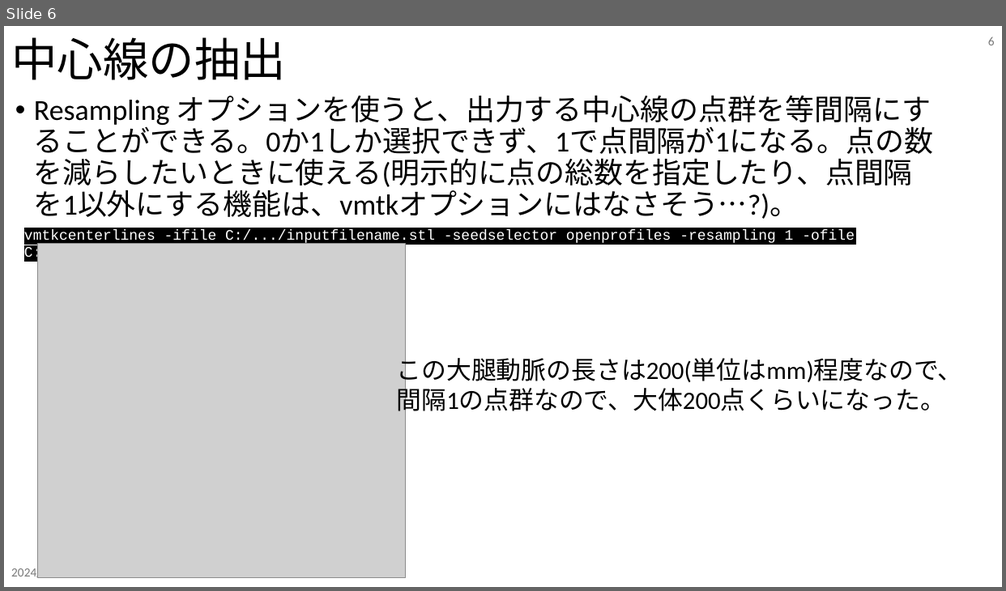
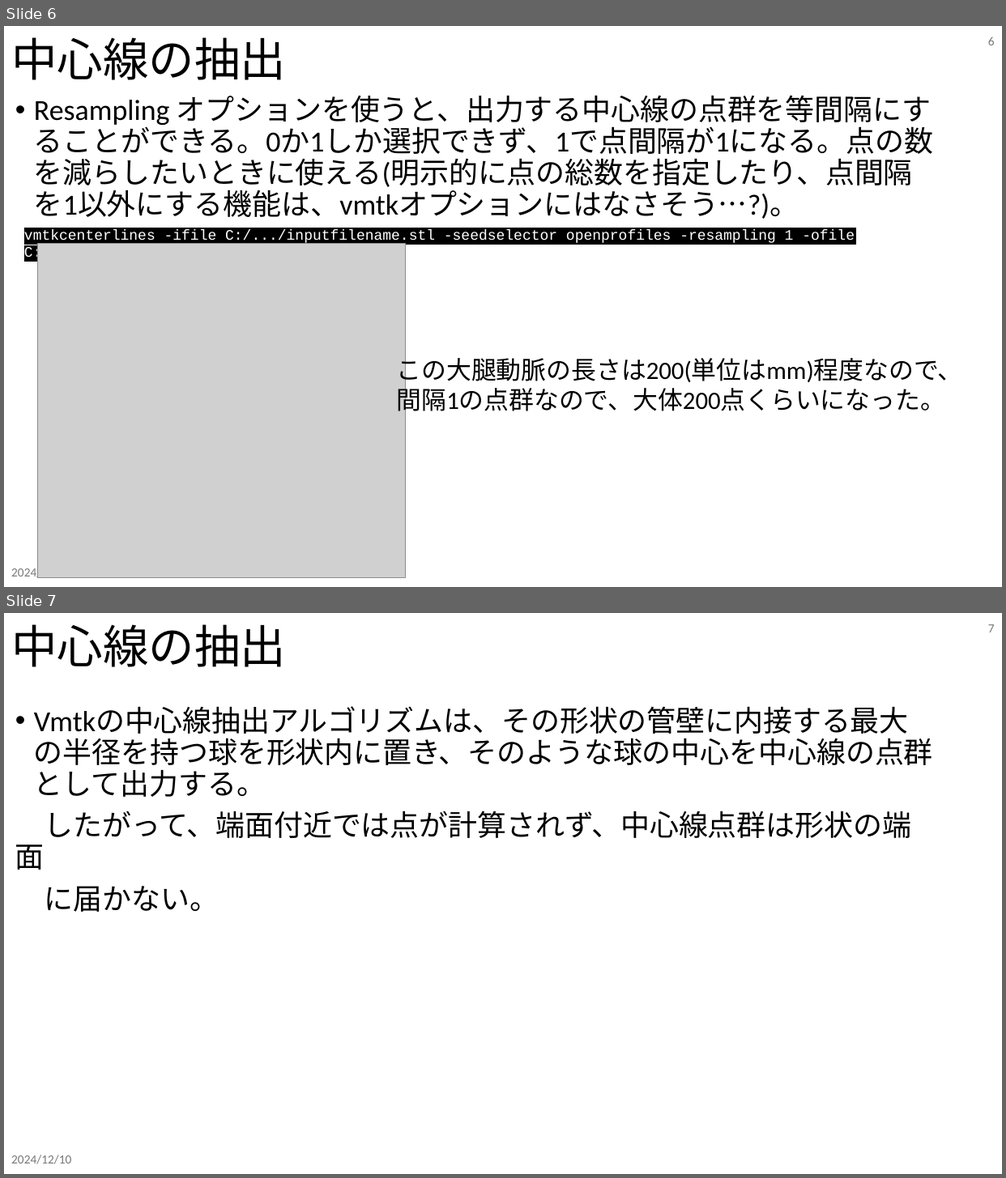
Before and after one commit to tailup7/howtoVM, a slide deck: extractCenterline/usage.pptx. Shown one above the other, each under a label of ours: slide 6 before the commit, slides 6 and 7 after it. The pictures are 1006x591 and 1006x1178 pixels, drawn with LibreOffice and Linux fonts; fonts in the diff are those of the drawing; grey boxes stand for pictures. Boxes give left, top, right and bottom in pixels: in the first picture for what was removed or moved away, otherwise in the second. Text is boxed around its words. In the diff, an @@ line names an element or a change of style, - is before the commit and + after.

```diff
--- a/extractCenterline/usage.pptx
+++ b/extractCenterline/usage.pptx
@@ slide 7 added at <box>4,613,1002,1174</box>, background #FFFFFF @@
@@ title added at <box>11,624,286,667</box>, 44 pt, text #000000 @@
+中心線の抽出
@@ page number added at <box>988,624,995,632</box>, 12 pt, text #797979 @@
+7
@@ text added at <box>15,707,933,912</box>, 28 pt, text #000000 @@
+• Vmtkの中心線抽出アルゴリズムは、その形状の管壁に内接する最大の半径を持つ球を形状内に置き、そのような球の中心を中心線の点群として出力する。
+したがって、端面付近では点が計算されず、中心線点群は形状の端面
+に届かない。
@@ text added at <box>11,1155,71,1165</box>, 12 pt, text #797979 @@
+2024/12/10
```
Also in this commit, not shown: 1 slide changed.
